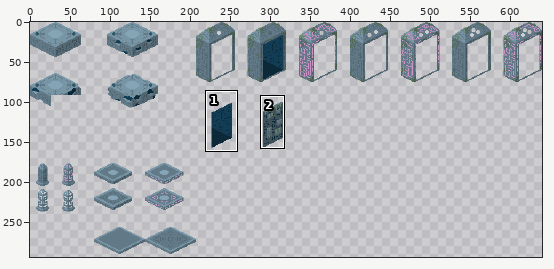
Two states of a pixel-art file, game-off-2025-waves/scenes/big_spritesheet.aseprite. The picture above shows the old version from afar; the outline marks the close-up.
Close-up. Earlier state:
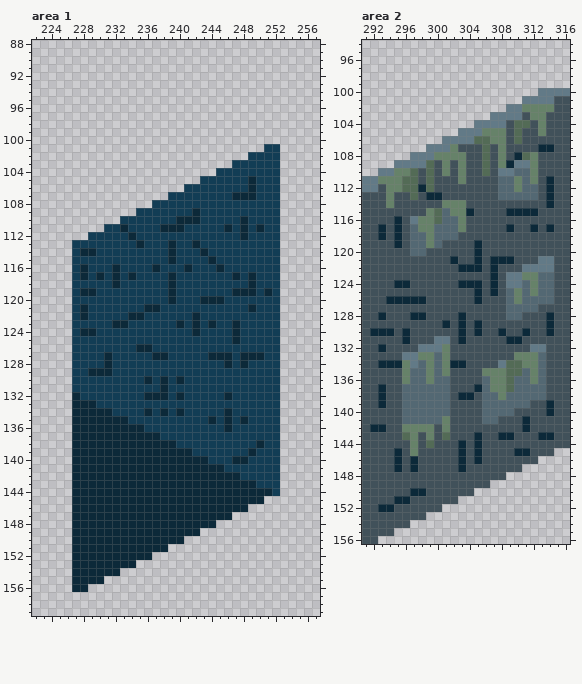
640x544 pixels, 1 frame. Shown: area 1: x 222..257, y 88..159; area 2: x 291..316, y 94..156. The wide view leaves out empty margins. The commit also changed other parts of the picture, which this record leaves out.
The result:
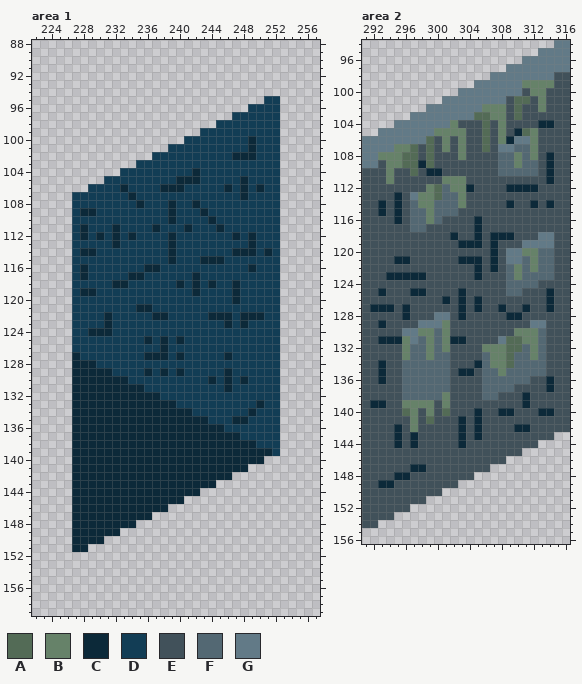
Palette (. is transparent): A #536b56  B #668269  C #0c2939  D #123d55  E #41515a  F #536873  G #627a87
Difference:
Changed rows in their new state; - is an unchanged pixel.
Area 1:
first column x 227:
 95 ------------------------DD
 96 ----------------------DDDD
 97 --------------------DDDDDD
 98 ------------------DDDDDDDD
 99 ----------------DDDDDDDDDD
100 --------------DDDDDDDDCDDD
101 ------------DDDDDDDDDDCD--
102 ----------DDDDDDDDDDCCC---
103 --------DDDDDDDDDDDD------
104 ------DDDDDDDDDCDD--------
105 ----DDDDDDDDDCCC-----CD---
106 --DDDDCDDDDCCC-----C-CDC--
107 DDDDDDDCDDDD--------D-D---
108 DDDDDDDDCD--C--C----------
109 DCCDDDDD----C--DC---------
110 DDDDDD------CDDD-C---D----
111 DCDD-CD---CDDDC---CD-D-D--
112 DC-C-C------C-------CDC---
113 -----C--D------D------C---
114 ----------------D---CCC-C-
115 ----------------C-C-------
116 -----D---C----D---D---C---
117 ---D-D--C---D--C----D-D---
118 ------C-----DC-C-C--C-D---
119 ------------D--C-----DD-D-
120 ------------D---DDD-C-----
121 -D------C-D-----------D---
122 -D--C--DD-CC---D-CCC-CCC--
123 ----CDD------D-D-D-CDC----
124 -D-CC----------D----D-----
125 ---------C-C-C------D-----
126 --------DD-C--------------
127 C---D----C---C---DD--DDD--
128 CCC-D--------------D-D----
129 CC-------C-C-C-----C------
130 CCCCCCC--D-D-D---C-C-C----
131 CCCCCCCCC--D-------C------
132 -CCCCCCCC--D-D-----D------
133 ---CCCCCCCCCC----------C--
134 -----CCCC-C-C-C----D--C---
135 -------CCCCCCCCCCD-DC-----
136 ---------CCCCCCCCCCD------
137 -----------CCCCCCCCCC-----
138 -------------CCCCCCCCCCD--
139 ---------------CCCCCCC-CC-
140 -----------------CCC--CC..
141 -------------------CCC....
142 --------------------......
143 ------------------........
144 ----------------..........
145 --------------..........--
146 ------------..........----
147 ----------..........------
148 --------..........--------
149 ------..........----------
150 ----..........------------
151 --..........--------------
152 ..........----------------
153 ........------------------
154 ......--------------------
155 ....----------------------
156 ..------------------------
Area 2:
first column x 291:
 94 ------------------------GG
 95 ----------------------GGGG
 96 --------------------GGGGGG
 97 ------------------GGGGGGGG
 98 ----------------GGGGGGGGEE
 99 --------------GGGGGGBBBBEE
100 ------------GGGGGGGGEBBEEE
101 ----------GGGGGGGGEAAEBE--
102 --------GGGGGGGBBBEAEE-E--
103 ------GGGGGGGGAABBEA-EE---
104 ----GGGGGGGBEEEAEB-EE-CC--
105 --GGGGGGGBBBBEEAE--CABE---
106 GGGGGGGGAEBEBEE-E-CGGB----
107 GGGGBBAEAEBEB----GGFFBEE--
108 GGBBBAAEAEEE---E-FFBF--C--
109 GGEBBAAC--E-E--E-FFBFF-C--
110 EEEBEE--CCE-E--E-FF--F-C--
111 EEE-EEE-E-BB-----EEEEE----
112 EE-EEEEEBAFBBC---ECCCC-E--
113 ---EC-GBBAFFB----EEEEE-E--
114 --CEC-FBBFFF------C--C----
115 --C-C-FF-F-FEE----EEEE----
116 ------FF-FEEE-C-----------
117 --E-E--FEEEEE-C---E--E-E--
118 --E-E-EEEEEC--C-CCC---GG--
119 ----E-EEEE--CC--C---GGGG--
120 ------EE------E-C-GGBBFF--
121 ----CC-----ECC---EGGFBFF--
122 ------------EE----FBFBFF--
123 ---CCCCC------C-E-FBFF----
124 ----EE------EEE-E-FF-FEE--
125 --C---CC----C-E-E--FEEEC--
126 ---EEEEE--C-C-----EEEEEC--
127 -CCC-C------C-C--CEECE-C--
128 --E--CEE-GG-------CC---E--
129 --C----GGGB-E-E------GGE--
130 -EEE-GGBBFB-E-E--E-BBBFE--
131 --CCCBGFBFBC-----GAABBF---
132 --E--BFFBF-----BBBAAFBF---
133 -----BFF--F----FBBAFF-----
134 ---EEFF-F-FEE-CFBB-FFF----
135 --C--F--F-F-CC-FF-FF-F----
136 --C--F--F-------FFF--EEC--
137 --E-----------E-FFFEEEEC--
138 --E-------B-EE---EEECEE---
139 -C---BBBBEB----EEEEEC--E--
140 -----ABEBEA---CEECC---C---
141 -----EBEAEE-C-CEE---E-----
142 -EE-CE-EE-E-C-C----C------
143 ----CEC-E-E-C----EE---EE..
144 ----C-C-E-----E-------....
145 ----E-E-----E-E----E....--
146 ----E-E-----E-E---....----
147 ----E--C----E---....------
148 ----CC--------....--------
149 --CC--------....----------
150 ------EE--....------------
151 ----EE--....--------------
152 --EE--....----------------
153 ----....------------------
154 --....--------------------
155 ....----------------------
156 ..------------------------
Changed places in both close-ups, as pixel boxes (x1, y1, x2, y2):
changed: (72, 96, 280, 592)
changed: (362, 40, 570, 544)
